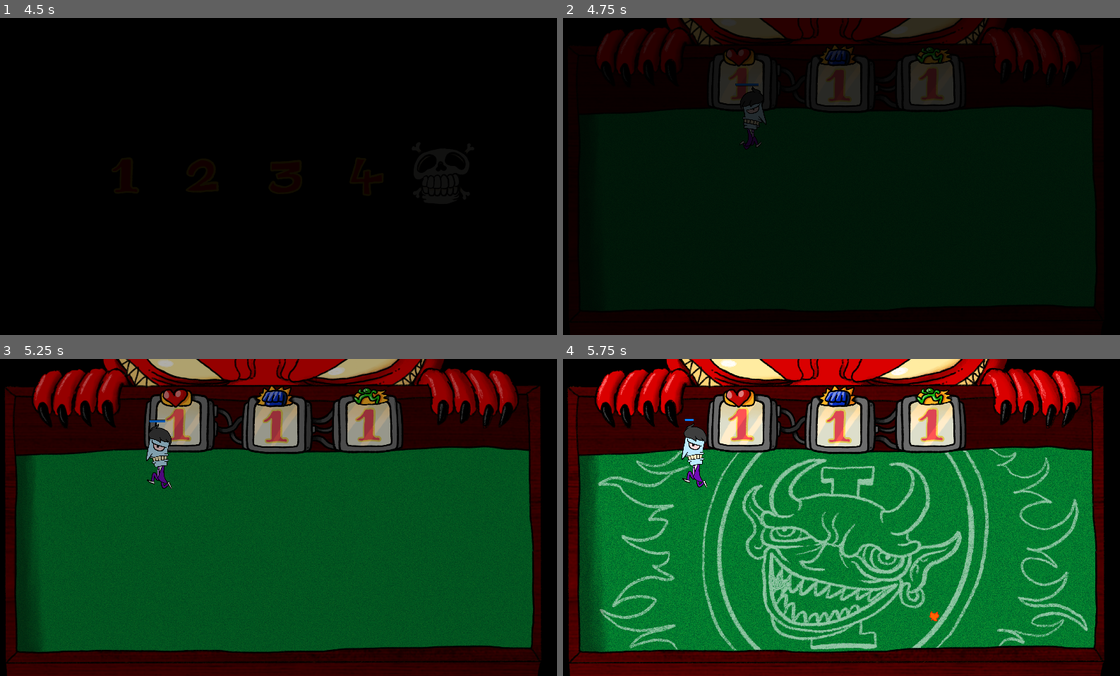
Above: before the commit, frames 1-4 (two rows, left to right).
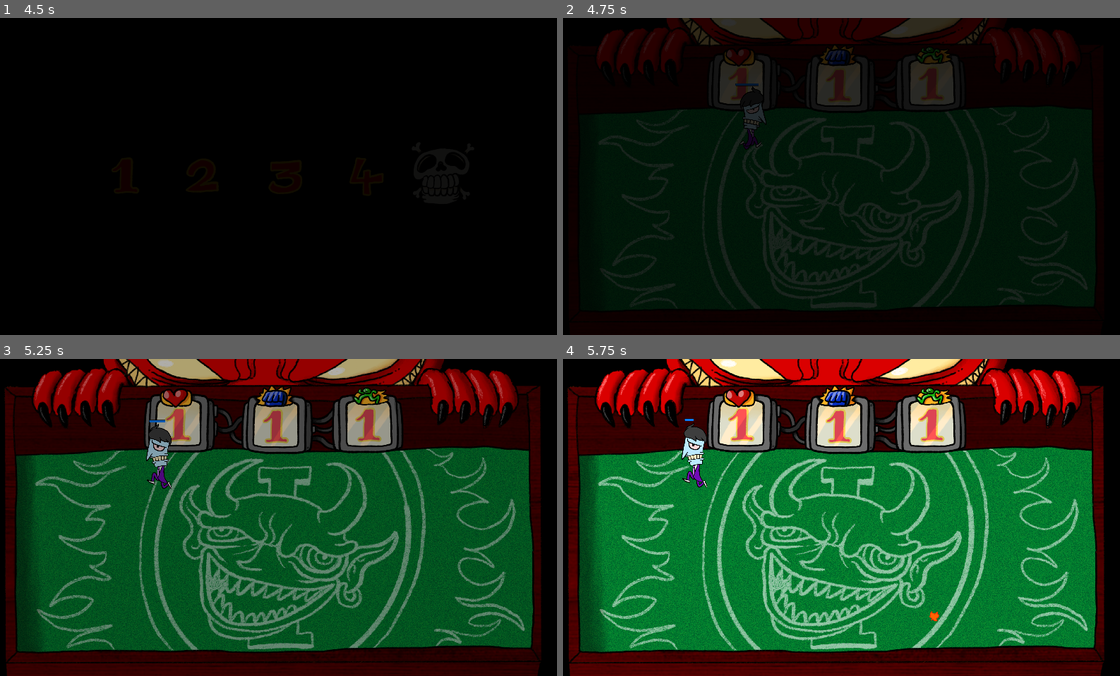
Above: after the commit, the same moments.

Repository: TheSeahorse/GMTK2022
Game: Godot game, scene res://Main.tscn
Two runs of this game, one before a commit and one after it. Both use one fixed random seed, a clock stepped at 60 frames per second and the inputs below. Sound files missing from this copy of the repository are replaced by a short silence.
Inputs (mouse positions are in pixels of both pictures, inside the frame that each line leads up to):
- Up to frame 1 (4.5 s): click (272, 154) at 0.5 s; move the mouse to (401, 160) at 1.27 s; hold D (move_right) 1.28-2.03 s; hold Right mouse button (attack) 1.28-2.03 s; tap Enter at 2, 3.5 s; move the mouse to (161, 192) at 2.02 s; hold S (move_down) 2.03-2.78 s; click (161, 192) at 2.1 s; tap Space at 2.75 s; move the mouse to (328, 106) at 2.77 s; hold D (move_right) 2.78-3.53 s; hold Right mouse button (attack) 2.78-3.53 s; move the mouse to (245, 239) at 3.52 s; hold W (move_up) 3.53-4.28 s; click (245, 239) at 3.6 s; move the mouse to (445, 224) at 4.27 s; hold A (move_left) from 4.28 s (still down); hold Right mouse button (attack) from 4.28 s (still down)
- Up to frame 2 (4.75 s): keep holding A (move_left); keep holding Right mouse button (attack)
- Up to frame 3 (5.25 s): keep holding A (move_left); move the mouse to (105, 469) at 5.02 s; release Right mouse button (attack) at 5.03 s; click (105, 469) at 5.1 s
- Up to frame 4 (5.75 s): keep holding A (move_left)

Frame 1 is identical in both runs. In frame 2, 3.4% of the frame differs, in the area x 6-95%, y 28-92%; in frame 3, 10%, in the area x 6-95%, y 0-92%; in frame 4, nothing differs.

Commit message:
added level music

Diff:
--- a/Game.gd
+++ b/Game.gd
@@ -95,7 +95,6 @@
     lev_clear = false
     wave_over = false
     wave = 1
-    $Background.play(str(level))
     spawn_wave()
     in_transition = false
     spawned_first_wave = true
@@ -208,3 +207,14 @@
 
 func _on_AnimationPlayer_animation_finished(anim_name):
     start_level()
+
+
+func _middle_of_animation():
+    $Background.play(str(level))
+    var new_song: AudioStreamPlayer = get_node("Music/Level" + str(level))
+    if level == 1:
+        new_song.play()
+    else:
+        var playing_song: AudioStreamPlayer = get_node("Music/Level" + str(level-1))
+        new_song.play(playing_song.get_playback_position())
+        playing_song.stop()
--- a/Game.tscn
+++ b/Game.tscn
@@ -11,9 +11,24 @@
 [ext_resource path="res://assets/Backgrounds/level_transition.png" type="Texture" id=9]
 [ext_resource path="res://assets/Backgrounds/black.png" type="Texture" id=10]
 [ext_resource path="res://assets/Backgrounds/menu_background.png" type="Texture" id=11]
+[ext_resource path="res://assets/Sound/theme_3.mp3" type="AudioStream" id=12]
+[ext_resource path="res://assets/Sound/theme_1.mp3" type="AudioStream" id=13]
+[ext_resource path="res://assets/Sound/theme_2.mp3" type="AudioStream" id=14]
+[ext_resource path="res://assets/Sound/theme_5.mp3" type="AudioStream" id=15]
+[ext_resource path="res://assets/Sound/theme_4.mp3" type="AudioStream" id=16]
 
 [sub_resource type="SpriteFrames" id=1]
 animations = [ {
+"frames": [ ExtResource( 5 ) ],
+"loop": true,
+"name": "3",
+"speed": 5.0
+}, {
+"frames": [ ExtResource( 2 ) ],
+"loop": true,
+"name": "1",
+"speed": 5.0
+}, {
 "frames": [ ExtResource( 8 ) ],
 "loop": true,
 "name": "5",
@@ -24,19 +39,9 @@
 "name": "2",
 "speed": 5.0
 }, {
-"frames": [ ExtResource( 2 ) ],
-"loop": true,
-"name": "1",
-"speed": 5.0
-}, {
 "frames": [ ExtResource( 6 ) ],
 "loop": true,
 "name": "4",
-"speed": 5.0
-}, {
-"frames": [ ExtResource( 5 ) ],
-"loop": true,
-"name": "3",
 "speed": 5.0
 }, {
 "frames": [ ExtResource( 11 ) ],
@@ -96,6 +101,20 @@
 "update": 0,
 "values": [ Vector2( 1, 1 ), Vector2( 0.3, 0.3 ), Vector2( 0.3, 0.3 ), Vector2( 1, 1 ) ]
 }
+tracks/4/type = "method"
+tracks/4/path = NodePath(".")
+tracks/4/interp = 1
+tracks/4/loop_wrap = true
+tracks/4/imported = false
+tracks/4/enabled = true
+tracks/4/keys = {
+"times": PoolRealArray( 4 ),
+"transitions": PoolRealArray( 1 ),
+"values": [ {
+"args": [  ],
+"method": "_middle_of_animation"
+} ]
+}
 
 [sub_resource type="Animation" id=4]
 resource_name = "Level2"
@@ -148,6 +167,20 @@
 "update": 0,
 "values": [ Vector2( 1, 1 ), Vector2( 0.3, 0.3 ), Vector2( 0.3, 0.3 ), Vector2( 0.3, 0.3 ), Vector2( 1, 1 ) ]
 }
+tracks/4/type = "method"
+tracks/4/path = NodePath(".")
+tracks/4/interp = 1
+tracks/4/loop_wrap = true
+tracks/4/imported = false
+tracks/4/enabled = true
+tracks/4/keys = {
+"times": PoolRealArray( 6 ),
+"transitions": PoolRealArray( 1 ),
+"values": [ {
+"args": [  ],
+"method": "_middle_of_animation"
+} ]
+}
 
 [sub_resource type="Animation" id=5]
 resource_name = "Level3"
@@ -200,6 +233,20 @@
 "update": 0,
 "values": [ Vector2( 1, 1 ), Vector2( 0.3, 0.3 ), Vector2( 0.3, 0.3 ), Vector2( 0.3, 0.3 ), Vector2( 1, 1 ) ]
 }
+tracks/4/type = "method"
+tracks/4/path = NodePath(".")
+tracks/4/interp = 1
+tracks/4/loop_wrap = true
+tracks/4/imported = false
+tracks/4/enabled = true
+tracks/4/keys = {
+"times": PoolRealArray( 6 ),
+"transitions": PoolRealArray( 1 ),
+"values": [ {
+"args": [  ],
+"method": "_middle_of_animation"
+} ]
+}
 
 [sub_resource type="Animation" id=6]
 resource_name = "Level4"
@@ -252,6 +299,20 @@
 "update": 0,
 "values": [ Vector2( 1, 1 ), Vector2( 0.3, 0.3 ), Vector2( 0.3, 0.3 ), Vector2( 0.3, 0.3 ), Vector2( 1, 1 ) ]
 }
+tracks/4/type = "method"
+tracks/4/path = NodePath(".")
+tracks/4/interp = 1
+tracks/4/loop_wrap = true
+tracks/4/imported = false
+tracks/4/enabled = true
+tracks/4/keys = {
+"times": PoolRealArray( 6 ),
+"transitions": PoolRealArray( 1 ),
+"values": [ {
+"args": [  ],
+"method": "_middle_of_animation"
+} ]
+}
 
 [sub_resource type="Animation" id=7]
 resource_name = "Level5"
@@ -304,6 +365,20 @@
 "update": 0,
 "values": [ Vector2( 1, 1 ), Vector2( 0.3, 0.3 ), Vector2( 0.3, 0.3 ), Vector2( 0.3, 0.3 ), Vector2( 1, 1 ) ]
 }
+tracks/4/type = "method"
+tracks/4/path = NodePath(".")
+tracks/4/interp = 1
+tracks/4/loop_wrap = true
+tracks/4/imported = false
+tracks/4/enabled = true
+tracks/4/keys = {
+"times": PoolRealArray( 6 ),
+"transitions": PoolRealArray( 1 ),
+"values": [ {
+"args": [  ],
+"method": "_middle_of_animation"
+} ]
+}
 
 [sub_resource type="Animation" id=3]
 length = 0.001
@@ -417,6 +492,25 @@
 anims/Level5 = SubResource( 7 )
 anims/RESET = SubResource( 3 )
 
+[node name="Music" type="Node2D" parent="."]
+
+[node name="Level1" type="AudioStreamPlayer" parent="Music"]
+stream = ExtResource( 13 )
+
+[node name="Level2" type="AudioStreamPlayer" parent="Music"]
+stream = ExtResource( 14 )
+
+[node name="Level3" type="AudioStreamPlayer" parent="Music"]
+stream = ExtResource( 12 )
+
+[node name="Level4" type="AudioStreamPlayer" parent="Music"]
+stream = ExtResource( 16 )
+
+[node name="Level5" type="AudioStreamPlayer" parent="Music"]
+stream = ExtResource( 15 )
+
+[node name="Tween" type="Tween" parent="Music"]
+
 [connection signal="stats_updated" from="Hud" to="." method="_on_Hud_stats_updated"]
 [connection signal="timeout" from="GameOverTimer" to="." method="_on_GameOverTimer_timeout"]
 [connection signal="animation_finished" from="AnimationPlayer" to="." method="_on_AnimationPlayer_animation_finished"]
Not shown: 1 places in Game.tscn that only renumber resources
Not shown, added: assets/Sound/theme_1.mp3.import
Not shown, added: assets/Sound/theme_1.wav.import
Not shown, added: assets/Sound/theme_2.mp3.import
Not shown, added: assets/Sound/theme_2.wav.import
Not shown, added: assets/Sound/theme_3.mp3.import
Not shown, added: assets/Sound/theme_3.wav.import
Not shown, added: assets/Sound/theme_4.mp3.import
Not shown, added: assets/Sound/theme_4.wav.import
Not shown, added: assets/Sound/theme_5.mp3.import
Not shown, added: assets/Sound/theme_5.wav.import
Not shown, added: assets/Sound/theme_1.mp3
(and 9 more such lines)
